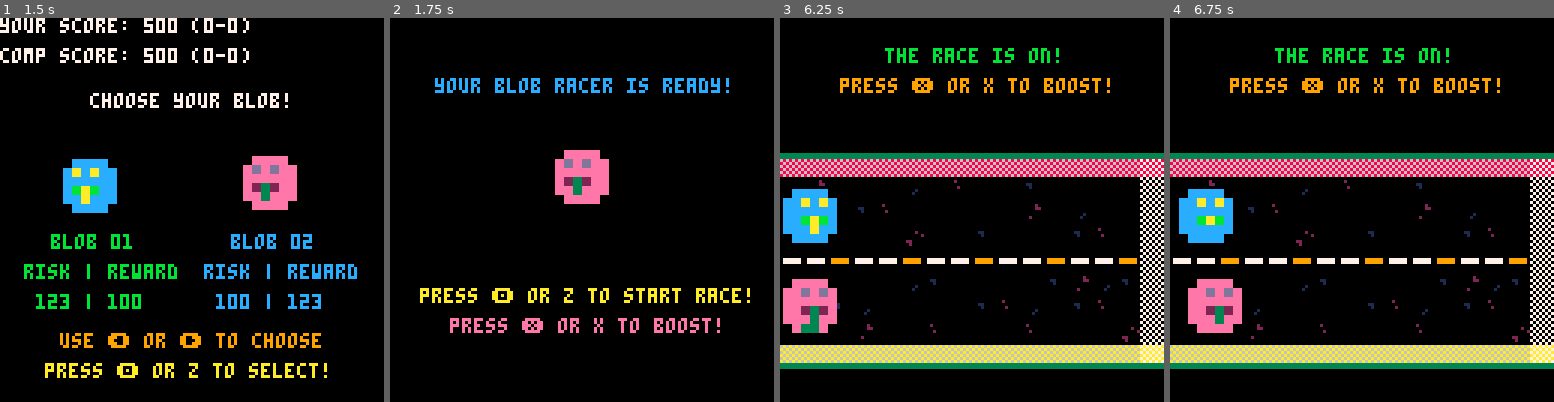
Above: before the commit, frames 1-4 (left to right).
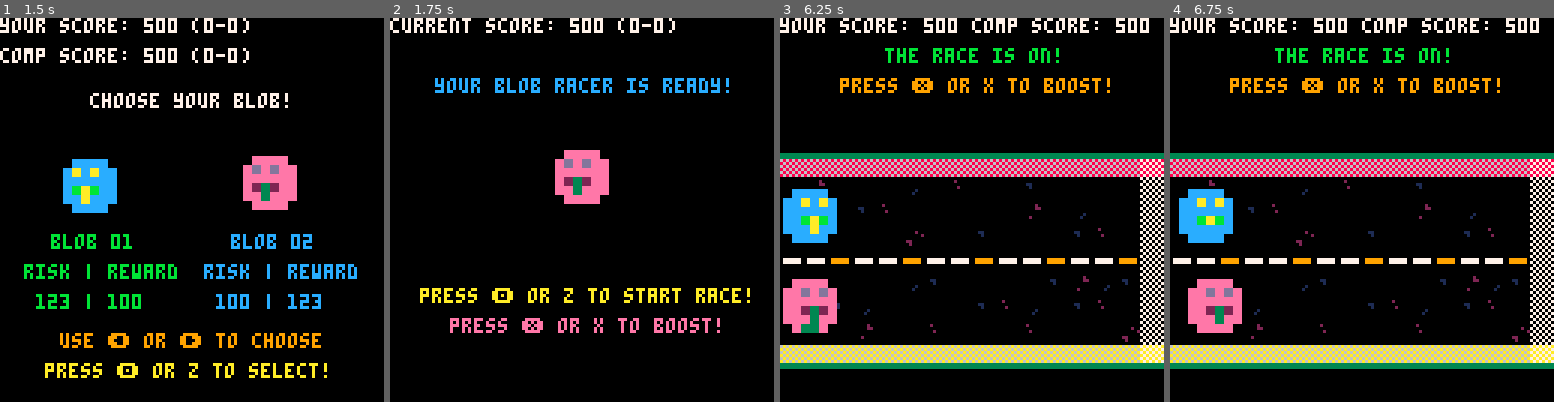
Above: after the commit, the same moments.

Repository: geopet/formula-blob
Game: PICO-8 cartridge blob_race.p8
Two runs of this game, one before a commit and one after it. Both use one fixed random seed, a clock stepped at 60 frames per second and the inputs below.
Inputs:
- Up to frame 1 (1.5 s): tap X (X key) at 0.33, 1.07 s; tap O (Z key) at 0.7 s
- Up to frame 2 (1.75 s): hold Right from 1.6 s (still down); tap O (Z key) at 1.7 s
- Up to frame 3 (6.25 s): tap X (X key) every 1.12 s from 1.85 to 5.2 s; release Right at 2.1 s; tap O (Z key) every 0.4 s from 2.1 to 6.1 s; hold Right 2.47-3.03 s; hold Left 3.08-3.58 s; hold Down 3.63-3.97 s; hold Right 4.02-4.68 s; hold Left 5.08-5.68 s; hold Down 5.73-6.03 s; hold Right from 6.08 s (still down)
- Up to frame 4 (6.75 s): tap X (X key) at 6.32 s; tap O (Z key) at 6.5 s; release Right at 6.58 s; hold Right from 6.63 s (still down)

Frame 1 is identical in both runs. In frame 2, 1.1% of the frame differs, in the area x 0-75%, y 0-4%; in frame 3, 1.5%, in the area x 0-97%, y 0-4%; in frame 4, 1.5%.

Commit message:
feature(ui-score): improve scoring display
I felt like I was missing the player score as we went through the
selection process. This gives us a little more insight into where we are
in our scoring throughout the selections.

Diff:
--- a/blob_race.p8
+++ b/blob_race.p8
@@ -330,6 +330,7 @@
         -- print log message
         print_log_msg(log_msg)
     elseif (state == "locked_in") then
+        print("current score: " .. score.player .. " (" .. score.player_wins .. "-" .. score.player_losses .. ")", 0, 0, 7)
         print("your blob racer is ready!", 15, 20, 12)
 
         if (selected_blob == 1) then
@@ -380,6 +381,8 @@
 
         print_log_msg(log_msg)
     elseif (state == "racing") then
+        print("your score: " .. score.player .. " ", 0, 0, 7)
+        print("comp score: " .. score.opponent, 64, 0, 7)
         print("the race is on!", 35, 10, 11)
 
         if (player_boost.overheating) then
